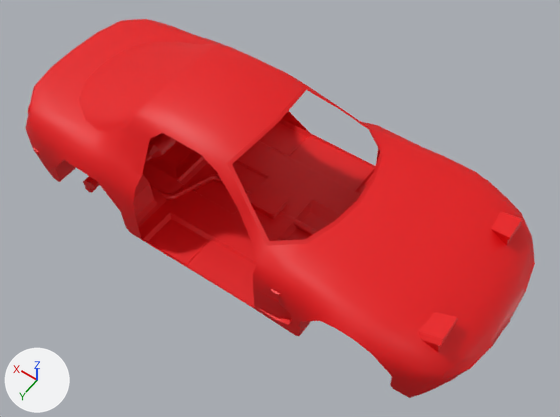
The glTF model src/apps/interactive-scene/res/models/car/car_body.gltf: old version first, new version second.
Both versions are drawn from a 50 mm camera at (-3.25, 4.28, 7.12) aimed at (-0.33, 0.2, 0.71). Every picture has the same lights, and +X, +Y and +Z are marked at lower left. The first picture is the older version. Where no turn or scale is listed for an object, it has been applied to the vertices. Vertices at exactly the same position are counted once.

Script lines for the objects in view, before the commit:
```python
mat_base_color = principled_material('base_color')
mat_base_color.base_color = (0.8, 0.0, 0.00198)  # red #e70007
me_mesh_010 = bpy.data.meshes.new('Mesh.010')
me_mesh_010.from_pydata(...)  # 1399 vertices, 2613 faces; spans x -2.87..2.86, y -1.2..1.2, z -0.77..0.76
me_mesh_010.materials.append(mat_base_color)  # red #e70007
ob_car_001 = bpy.data.objects.new('car.001', me_mesh_010)
ob_car_001.location = (0.0, 0.0, 1.0)
```
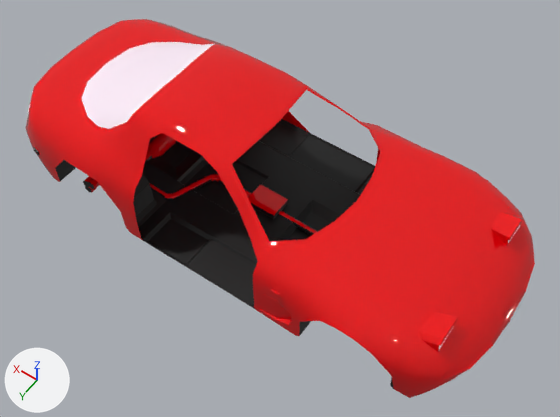
The newer file is also turned or shifted as a whole; pictures and numbers use the older file's frame.

Location of each change, [x1, y1, x2, y2] in pixels of the pictures (560 x 417 px):
'car.001', surface changed: [26, 19, 533, 390] in both
part 1 of me_mesh_010, recoloured: [28, 42, 520, 349] in both
part 2 of me_mesh_010, recoloured (red to black): [33, 119, 394, 389] in both

The edits, one by one:
In material 'base_color' (mat_base_color), roughness goes from 0.5 to 0.0.
Material 'Material.002' (mat_material_002) is new.
Its base color is (0.0, 0.0, 0.0) (black #000000).
Material 'Material.001' (mat_material_001) is new.
Its base color is (1.0, 0.857, 0.963) (white #ffeefb).
me_mesh_010 has 1399 vertices, 2613 faces and spans x -2.87..2.86, y -1.2..1.2, z -0.77..0.76.
me_mesh_010 is used by ob_car_001; location (0.0, 0.0, 1.0).
me_mesh_010 part 1: 113 faces spanning x -2.51..2.71, y -0.94..0.94, z -0.06..0.69 switch from mat_base_color (red #e70007) to mat_material_001 (white #ffeefb).
me_mesh_010 part 2: 1160 faces spanning x -2.79..2.85, y -1.2..1.2, z -0.77..-0.01 switch from mat_base_color (red #e70007) to mat_material_002 (black #000000).
